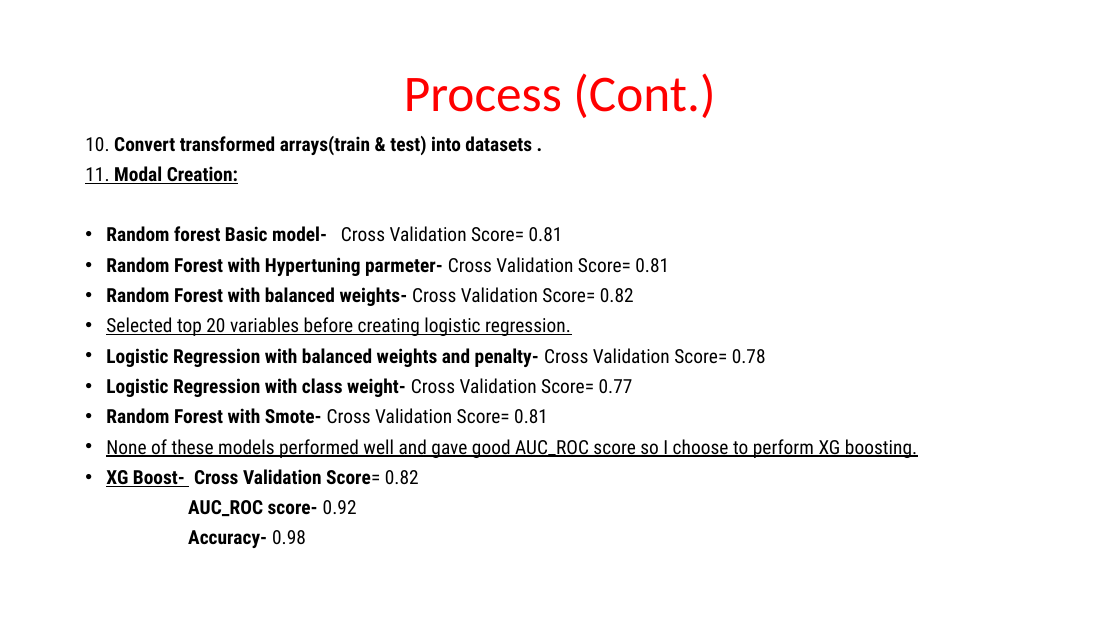
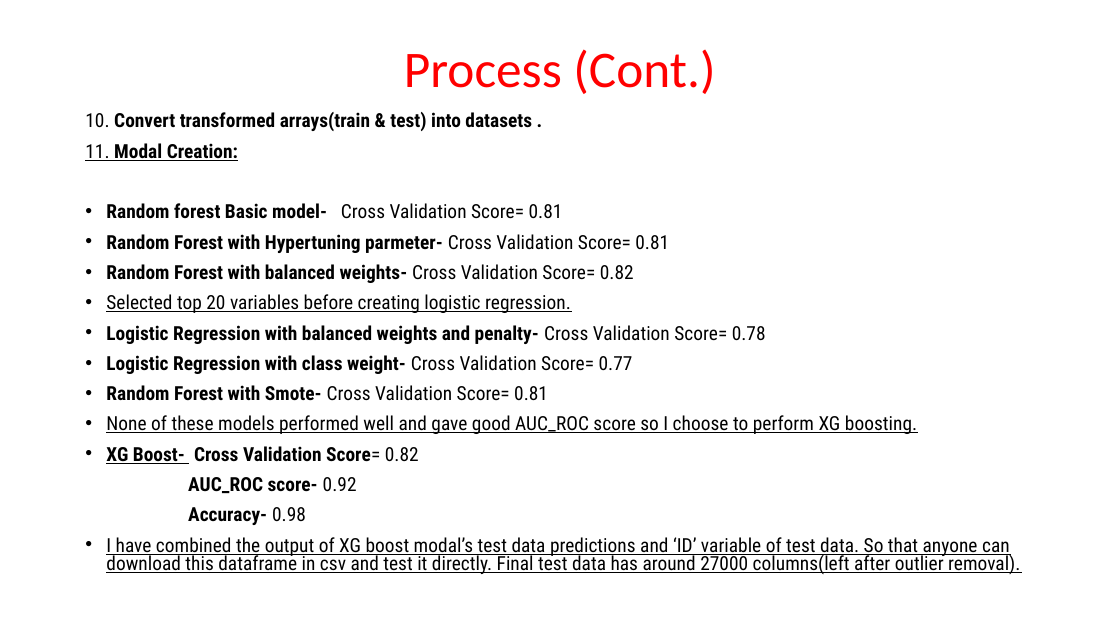
Before and after one commit to ashsihtyagi/Quantiz_Lead_generation, a slide deck: slide 3 of Lead_Generation_Presentation.pptx. Drawn at 1120x630 pixels with LibreOffice and Linux fonts; fonts in the diff are those of the drawing. Boxes give left, top, right and bottom in pixels: in the first picture for what was removed or moved away, otherwise in the second. Text is boxed around its words. In the diff, an @@ line names an element or a change of style, - is before the commit and + after.

```diff
--- a/Lead_Generation_Presentation.pptx
+++ b/Lead_Generation_Presentation.pptx
@@ title "Process (Cont.)": place and size @@
-title "Process (Cont.)" at bbox=[404, 73, 715, 118]
+title "Process (Cont.)" at bbox=[404, 49, 715, 94]
@@ text "10. Convert transformed arrays(train & ...": place and size @@
-text "10. Convert transformed arrays(train & ..." at bbox=[85, 136, 917, 548]
+text "10. Convert transformed arrays(train & ..." at bbox=[85, 112, 1020, 574]
@@ text at bbox=[106, 537, 1020, 574]: paragraph added @@
+• I have combined the output of XG boost modal’s test data predictions and ‘ID’ variable of test data. So that anyone can download this dataframe in csv and test it directly. Final test data has around 27000 columns(left after outlier removal).
```
